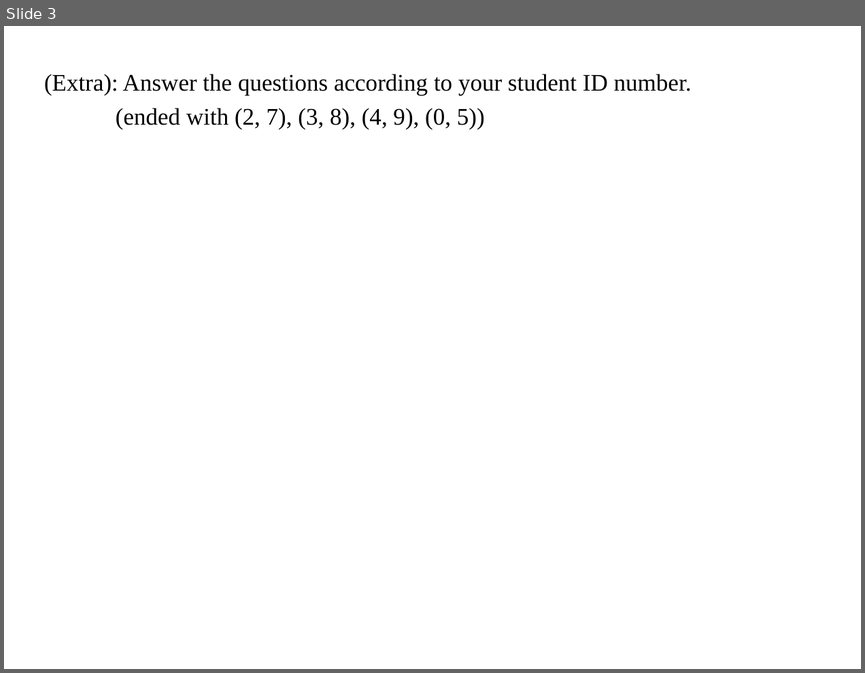
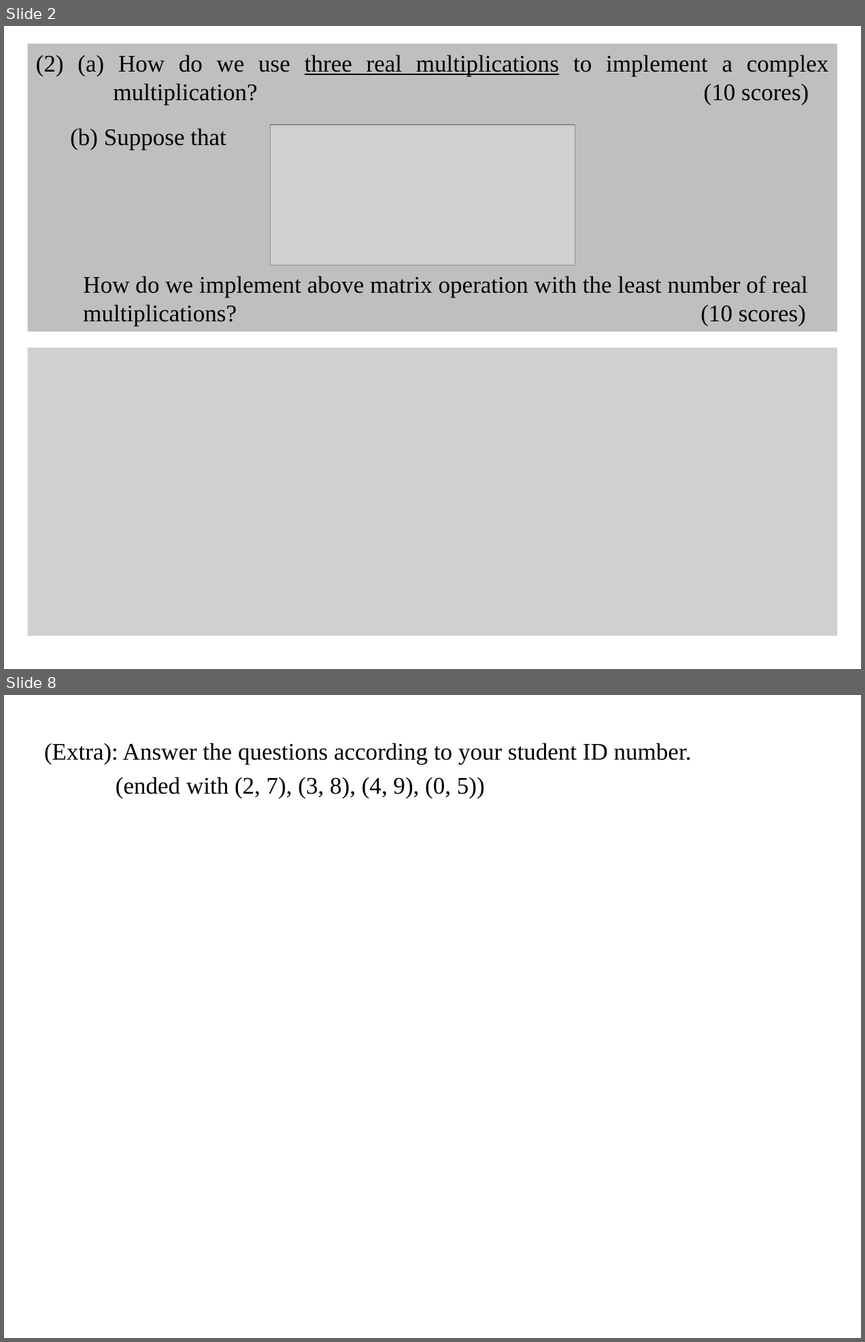
Before and after one commit to shihyuhuang/NTU-ADSP, a slide deck: HW4/r10943181_HW4.pptx. Shown one above the other, each under a label of ours: slide 3 before the commit, slides 2 and 8 after it; the slides between them are not shown. The pictures are 865x673 and 865x1342 pixels, drawn with LibreOffice and Linux fonts; fonts in the diff are those of the drawing; grey boxes stand for pictures. Boxes give left, top, right and bottom in pixels: in the first picture for what was removed or moved away, otherwise in the second. Text is boxed around its words. In the diff, an @@ line names an element or a change of style, - is before the commit and + after.

```diff
--- a/HW4/r10943181_HW4.pptx
+++ b/HW4/r10943181_HW4.pptx
@@ slide 2 added at [4, 26, 861, 669], background #FFFFFF @@
@@ rectangle added at [27, 44, 837, 332], fill #BFBFBF @@
@@ text added at [36, 55, 829, 105], 20 pt, text #000000 @@
+(2) (a) How do we use three real multiplications to implement a complex
+multiplication? (10 scores)
@@ picture added at [271, 125, 575, 265] @@
@@ text added at [70, 128, 226, 150], 20 pt, text #000000 @@
+(b) Suppose that
@@ text added at [83, 276, 807, 326], 20 pt, text #000000 @@
+How do we implement above matrix operation with the least number of real multiplications? (10 scores)
@@ picture added at [27, 347, 837, 635] @@
@@ what was slide 3 is now slide 8 @@
```
Also in this commit, not shown: 2 slides changed, 4 other slides added.
